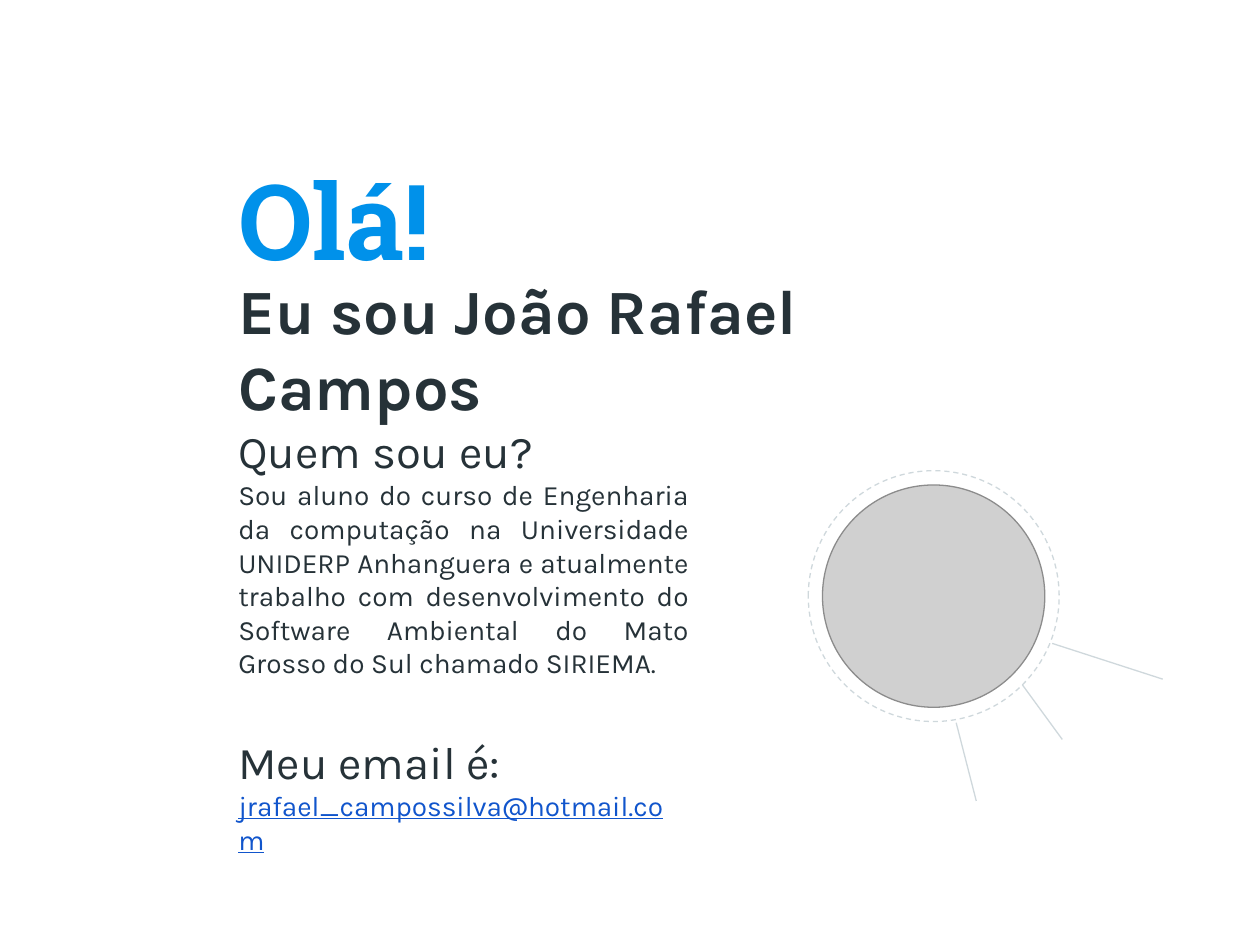
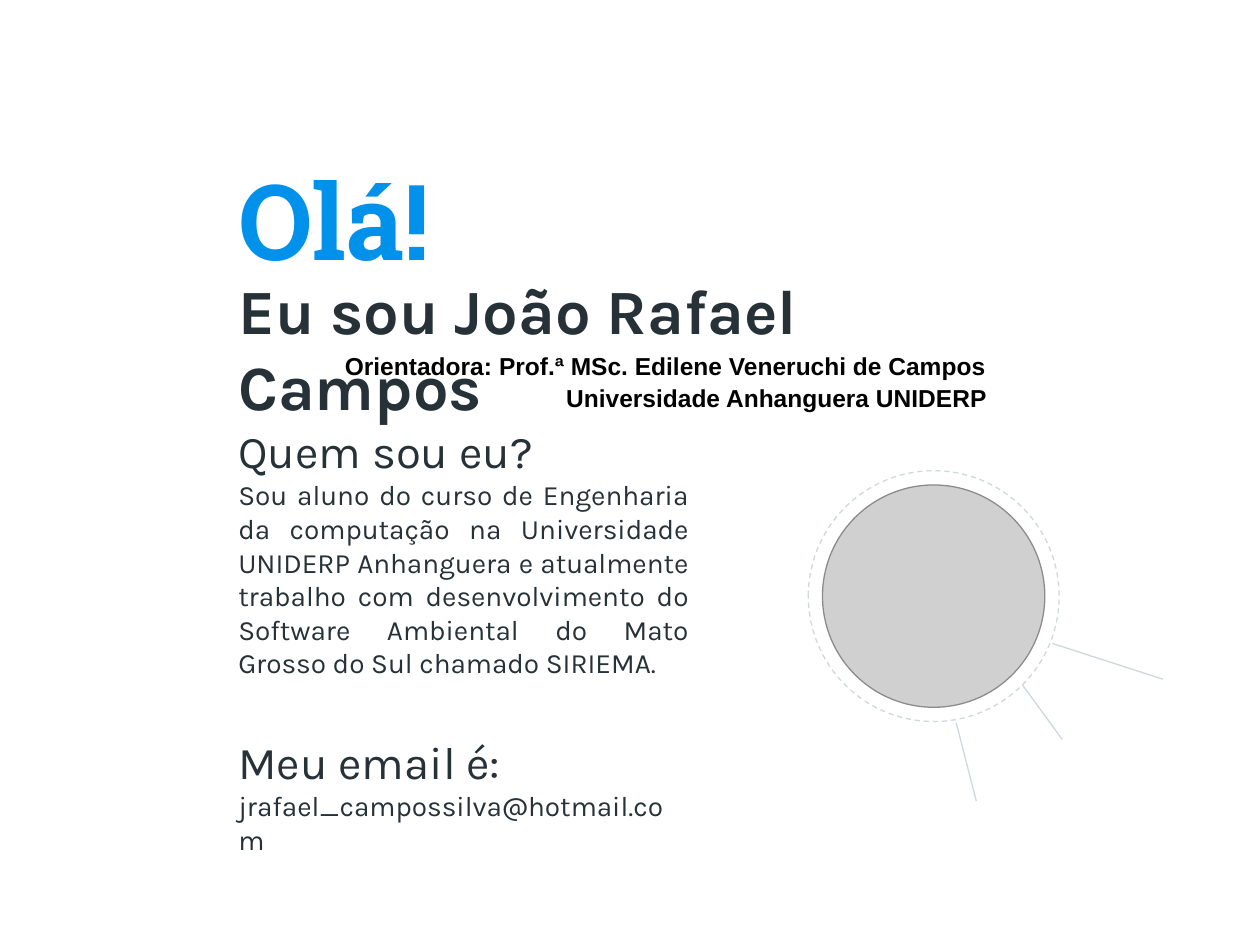
Before and after one commit to rafaelcam/tcc, a slide deck: slide 2 of TRABALHOS TEÓRICOS/Slide Apresentacao TCC.pptx. Drawn at 1260x945 pixels with LibreOffice and Linux fonts; fonts in the diff are those of the drawing; grey boxes stand for pictures; background and template pictures are left out. Boxes give left, top, right and bottom in pixels: in the first picture for what was removed or moved away, otherwise in the second. Text is boxed around its words. In the diff, an @@ line names an element or a change of style, - is before the commit and + after.

```diff
--- a/TRABALHOS TEÓRICOS/Slide Apresentacao TCC.pptx
+++ b/TRABALHOS TEÓRICOS/Slide Apresentacao TCC.pptx
@@ text added at (345, 357, 985, 381), 14 pt, text #000000, bold @@
+Orientadora: Prof.ª MSc. Edilene Veneruchi de Campos
@@ text added at (566, 389, 986, 412), 14 pt, text #000000, bold @@
+Universidade Anhanguera UNIDERP
@@ text at (238, 744, 663, 823): text colour #1155CC to #263238, underline off in "jrafael_campossilva@hotmail.com" @@
```
Also in this commit, not shown: 9 other slides changed, 11 slides added, 17 slides removed.
